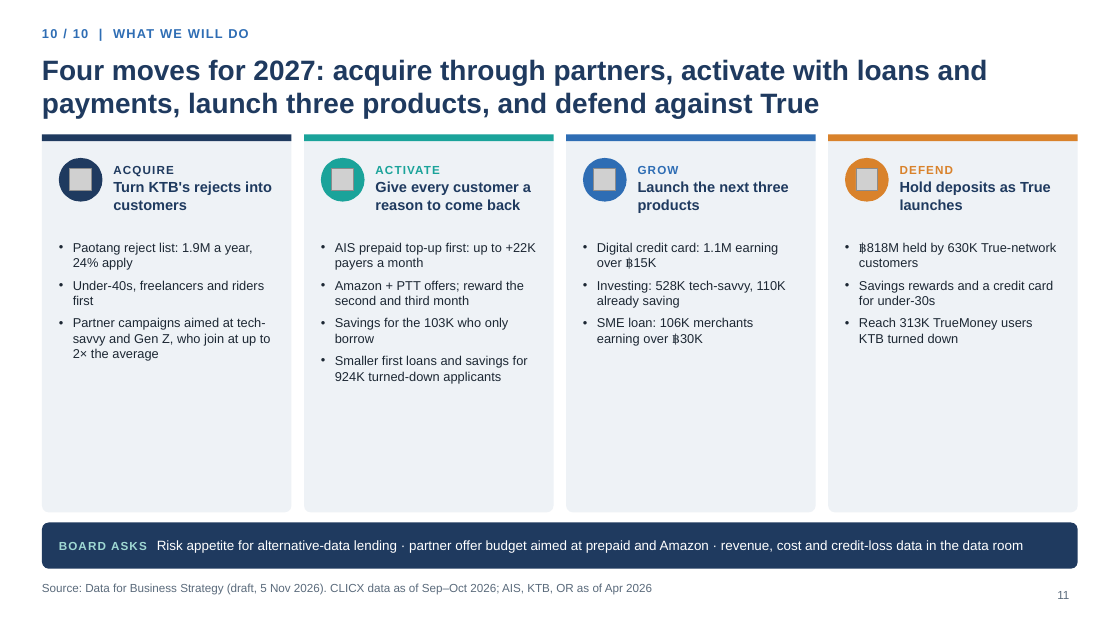
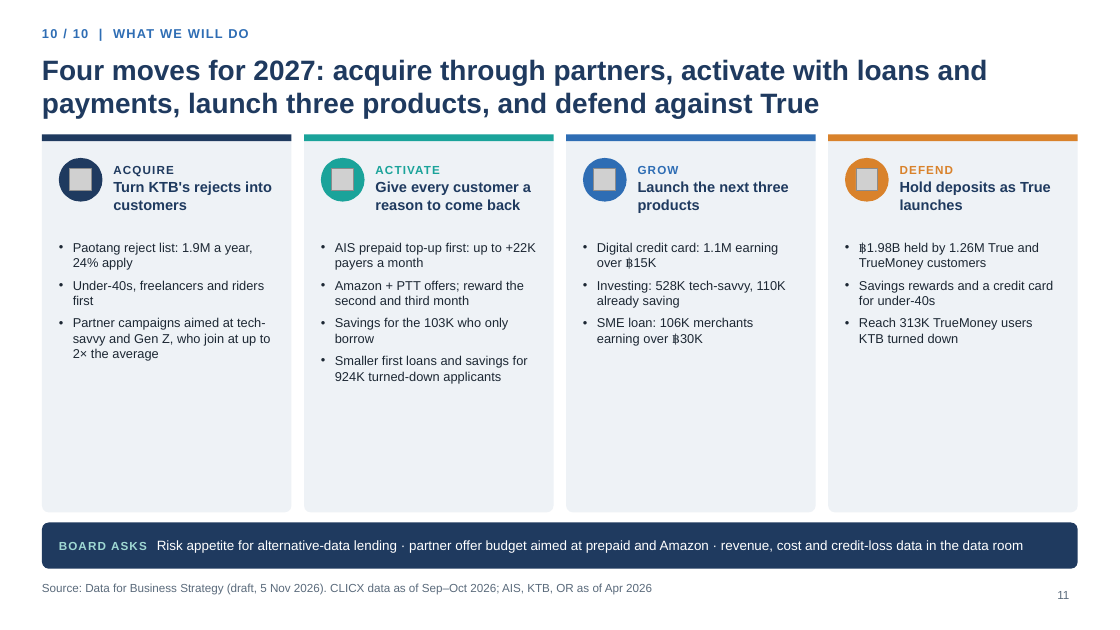
Before and after one commit to hweisim/claude_code, a slide deck: slide 11 of clicx_insights/CLICX_Storyline_v2.pptx. Drawn at 1120x630 pixels with LibreOffice and Linux fonts; fonts in the diff are those of the drawing; grey boxes stand for pictures; background and template pictures are left out. Boxes give left, top, right and bottom in pixels: in the first picture for what was removed or moved away, otherwise in the second. Text is boxed around its words. In the diff, an @@ line names an element or a change of style, - is before the commit and + after.

```diff
--- a/clicx_insights/CLICX_Storyline_v2.pptx
+++ b/clicx_insights/CLICX_Storyline_v2.pptx
@@ text at bbox=[859, 242, 1053, 305]: text changed @@
-• ฿818M held by 630K True-network customers
-• Savings rewards and a credit card for under-30s
+• ฿1.98B held by 1.26M True and TrueMoney customers
+• Savings rewards and a credit card for under-40s
```
Also in this commit, not shown: 2 other slides changed, 2 other files.
